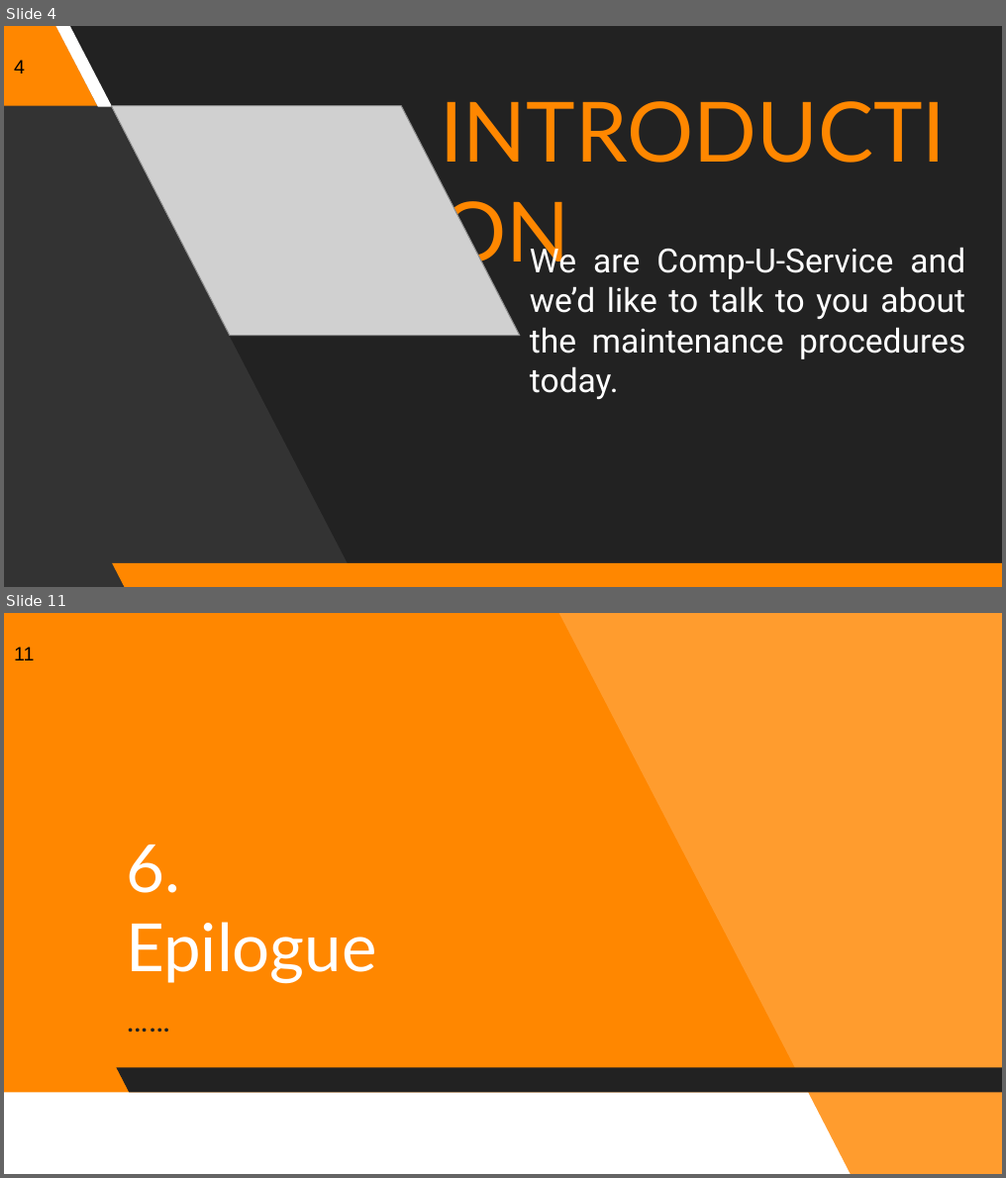
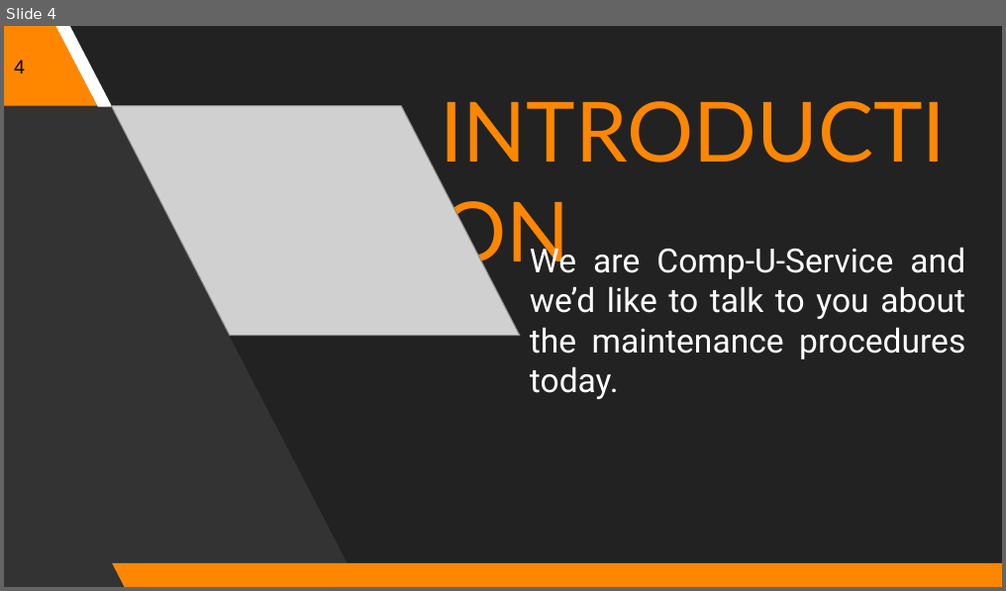
Before and after one commit to Reboocca/Blokboek5, a slide deck: 4_Onderhoudsprocedures/Presentation.pptx. Shown one above the other, each under a label of ours: slides 4 and 11 before the commit, slide 4 after it; the slides between them are not shown. The pictures are 1006x1178 and 1006x591 pixels, drawn with LibreOffice and Linux fonts; fonts in the diff are those of the drawing; grey boxes stand for pictures. Boxes give left, top, right and bottom in pixels: in the first picture for what was removed or moved away, otherwise in the second. Text is boxed around its words. In the diff, an @@ line names an element or a change of style, - is before the commit and + after.

```diff
--- a/4_Onderhoudsprocedures/Presentation.pptx
+++ b/4_Onderhoudsprocedures/Presentation.pptx
@@ slide 11 removed at [4,613,1002,1174], background #FF8700 @@
@@ freeform shape removed at [558,613,1002,1174] @@
@@ page number removed at [14,647,34,661] @@
-11
@@ title removed at [126,845,376,984] @@
-6.
-Epilogue
@@ subtitle removed at [116,989,685,1052] @@
-……
@@ parallelogram removed at [116,1068,1002,1093] @@
@@ parallelogram removed at [4,1093,850,1174] @@
```
Also in this commit, not shown: 7 slides changed, 4 slides added, 25 other slides removed.
